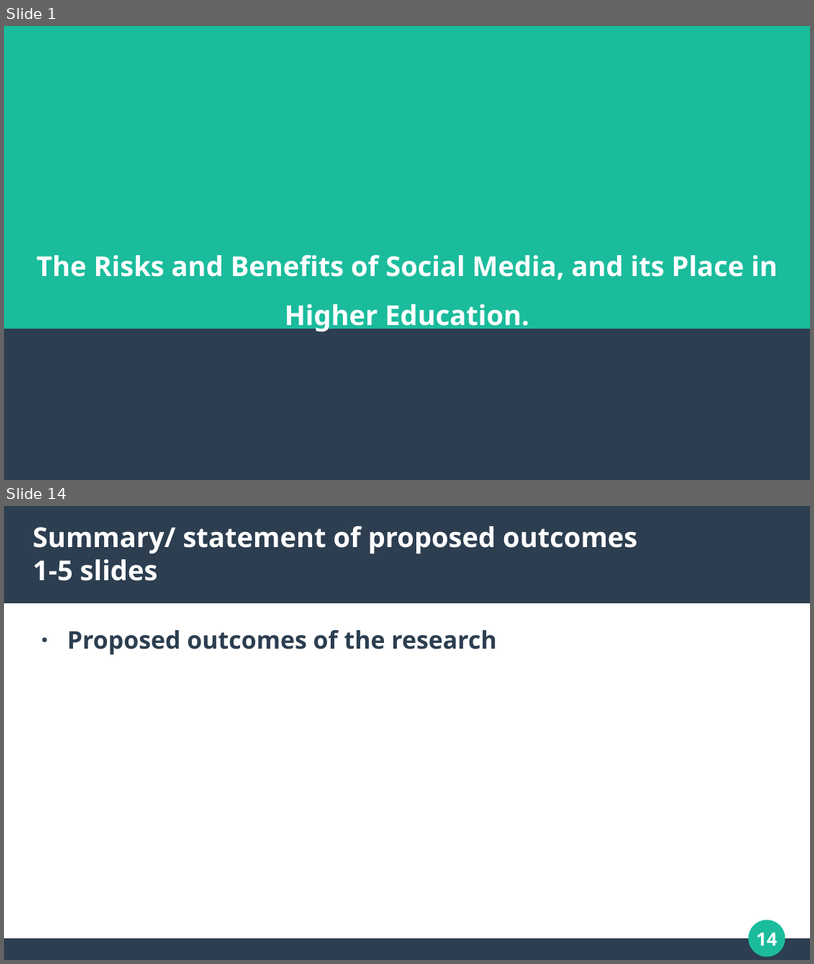
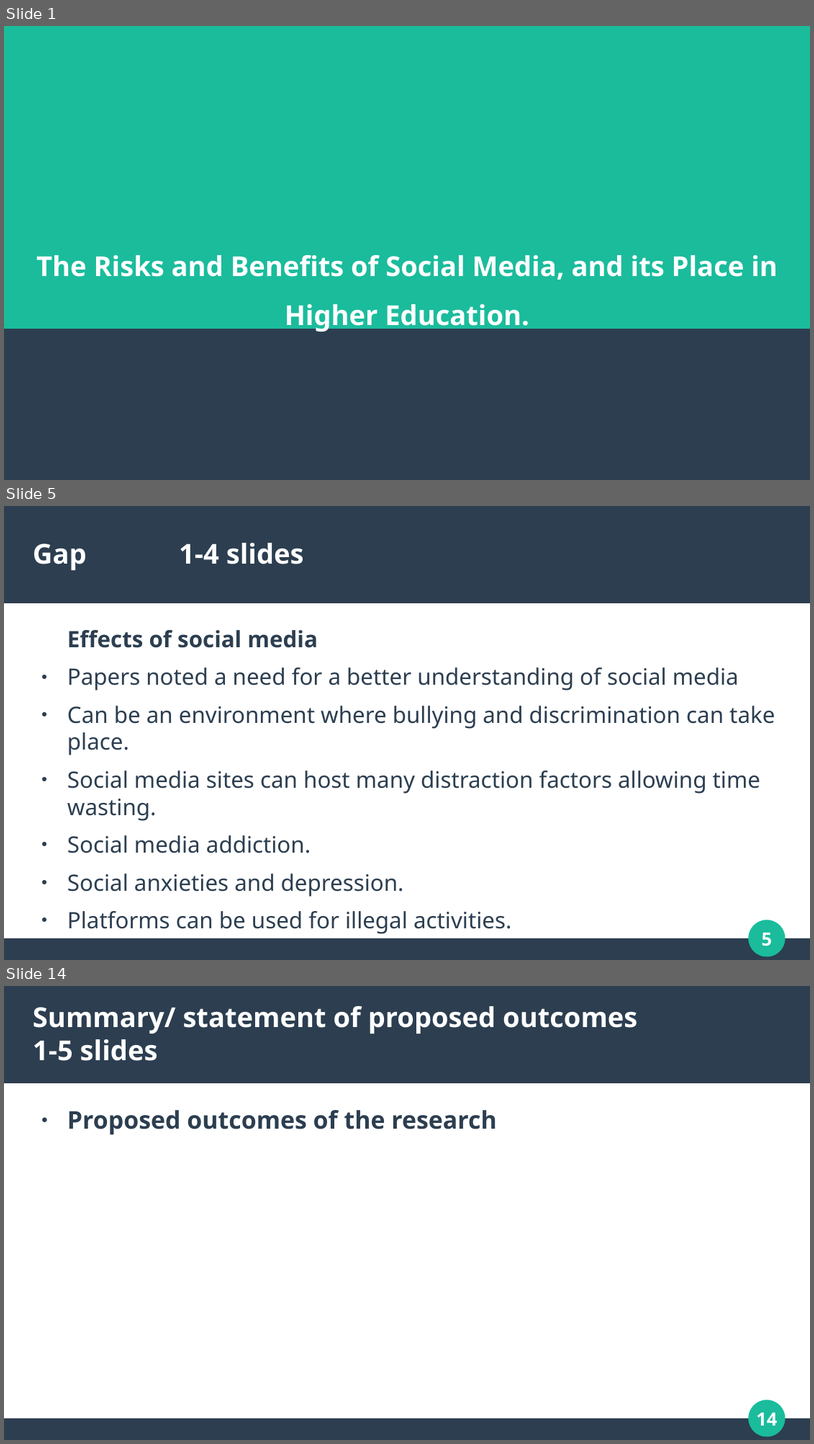
Before and after one commit to dannydaley/myUniSocial, a slide deck: Documentation/COMP320 PRESENTATION.odp. Shown one above the other, each under a label of ours: slides 1 and 14 before the commit, slides 1, 5 and 14 after it; the slides between them are not shown. The pictures are 814x964 and 814x1444 pixels, drawn with LibreOffice and Linux fonts; fonts in the diff are those of the drawing. Boxes give left, top, right and bottom in pixels: in the first picture for what was removed or moved away, otherwise in the second. Text is boxed around its words. In the diff, an @@ line names an element or a change of style, - is before the commit and + after.

```diff
--- a/Documentation/COMP320 PRESENTATION.odp
+++ b/Documentation/COMP320 PRESENTATION.odp
@@ slide 5 added at (x1=4, y1=506, x2=810, y2=960), background #FFFFFF; not listed: 4 template elements that a slide beside it also shows @@
@@ title added at (x1=33, y1=543, x2=304, y2=570), 27 pt, text #FFFFFF, bold @@
+Gap 1-4 slides
@@ text added at (x1=67, y1=630, x2=775, y2=934), 22.2 pt, text #2C3E50 @@
+Effects of social media
+● Papers noted a need for a better understanding of social media
+● Can be an environment where bullying and discrimination can take place.
+● Social media sites can host many distraction factors allowing time wasting.
+● Social media addiction.
+● Social anxieties and depression.
+● Platforms can be used for illegal activities.
```
Also in this commit, not shown: 10 slides changed, 1 other slide added, 2 slides removed, 1 other file.
